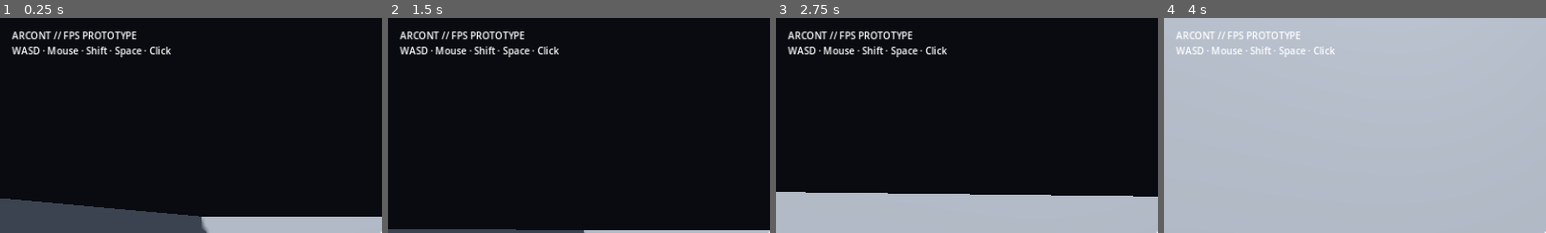
Above: before the commit, frames 1-4 (left to right).
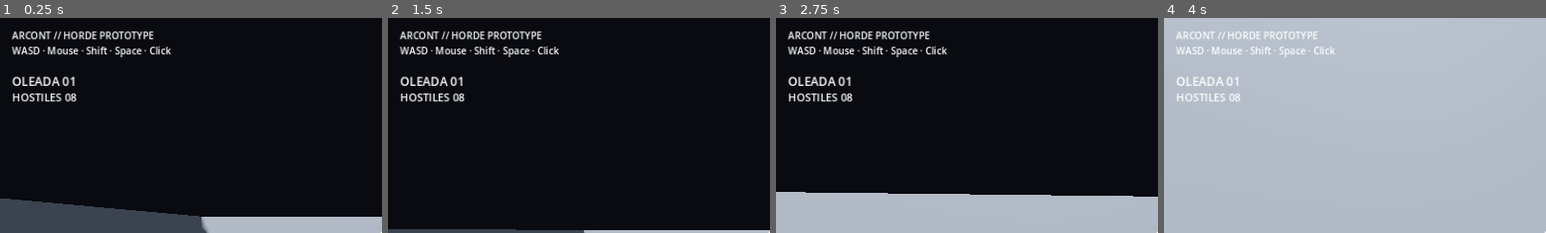
Above: after the commit, the same moments.

Repository: heliossamuelhernandezreyes/Arcont
Game: Godot game, scene res://scenes/main.tscn
Same seed, same stepped clock (60 frames per second), same inputs: the game is played once before the commit and once after it.
Inputs (mouse positions are % of the whole screen's width and height, from its top left):
- Up to frame 1 (0.25 s): no input
- Up to frame 2 (1.5 s): tap Enter at 0.5 s; move the mouse to (55, 50) at 0.52 s; hold Shift (sprint) 0.53-1.28 s; hold W (move_forward) from 0.53 s (still down); click (55, 50) at 0.67 s; tap Space (jump) at 0.77 s; move the mouse to (45, 50) at 1.27 s; tap Shift (sprint) at 1.35 s; click (45, 50) at 1.42 s
- Up to frame 3 (2.75 s): keep holding W (move_forward); tap Space (jump) at 1.52 s; move the mouse to (52, 48) at 2.02 s; hold Shift (sprint) from 2.03 s (still down); click (52, 48) at 2.17 s
- Up to frame 4 (4 s): keep holding W (move_forward); move the mouse to (49, 52) at 2.77 s; release Shift (sprint) at 2.78 s; tap Shift (sprint) at 2.85 s; click (49, 52) at 2.92 s; tap Space (jump) at 3.02, 3.77 s; move the mouse to (57, 51) at 3.52 s; hold Shift (sprint) from 3.53 s (still down); click (57, 51) at 3.67 s
The pictures show only the part of the screen within x 0-50%, y 0-50%; the shares and areas given below are measured in that part.

The runs differ from the first frame. In frame 1, 1.6% of the frame differs, in the area x 3-41%, y 6-40%; in frame 2, 1.6%; in frame 3, 1.6%; in frame 4, 1.0%.
Error after the commit: Parse Error: Cannot infer the type of "angle" variable because the value doesn't have a set type. (res://scripts/main.gd:34)

Commit message:
feat: wire enemy waves into 3D arena scene

Diff:
--- a/scenes/main.tscn
+++ b/scenes/main.tscn
@@ -1,6 +1,7 @@
-[gd_scene load_steps=9 format=3]
+[gd_scene load_steps=10 format=3]
 
 [ext_resource path="res://scripts/player.gd" type="Script" id="1_player"]
+[ext_resource path="res://scripts/main.gd" type="Script" id="2_main"]
 
 [sub_resource type="BoxMesh" id="BoxFloor"]
 size = Vector3(30, 0.2, 30)
@@ -29,6 +30,7 @@
 ambient_light_energy = 0.65
 
 [node name="Main" type="Node3D"]
+script = ExtResource("2_main")
 
 [node name="WorldEnvironment" type="WorldEnvironment" parent="."]
 environment = SubResource("Env")
@@ -74,6 +76,8 @@
 [node name="Collision" type="CollisionShape3D" parent="EastWall"]
 shape = SubResource("ShapeWall")
 
+[node name="Enemies" type="Node3D" parent="."]
+
 [node name="Player" type="CharacterBody3D" parent="."]
 position = Vector3(0, 1.05, 7)
 script = ExtResource("1_player")
@@ -103,6 +107,20 @@
 [node name="Info" type="Label" parent="HUD"]
 offset_left = 20.0
 offset_top = 18.0
-offset_right = 500.0
+offset_right = 520.0
 offset_bottom = 80.0
-text = "ARCONT // FPS PROTOTYPE\nWASD · Mouse · Shift · Space · Click"
+text = "ARCONT // HORDE PROTOTYPE\nWASD · Mouse · Shift · Space · Click"
+[node name="Wave" type="Label" parent="HUD"]
+offset_left = 20.0
+offset_top = 92.0
+offset_right = 240.0
+offset_bottom = 122.0
+text = "OLEADA 01"
+theme_override_font_sizes/font_size = 20
+[node name="Alive" type="Label" parent="HUD"]
+offset_left = 20.0
+offset_top = 120.0
+offset_right = 240.0
+offset_bottom = 150.0
+text = "HOSTILES 08"
+theme_override_font_sizes/font_size = 18
